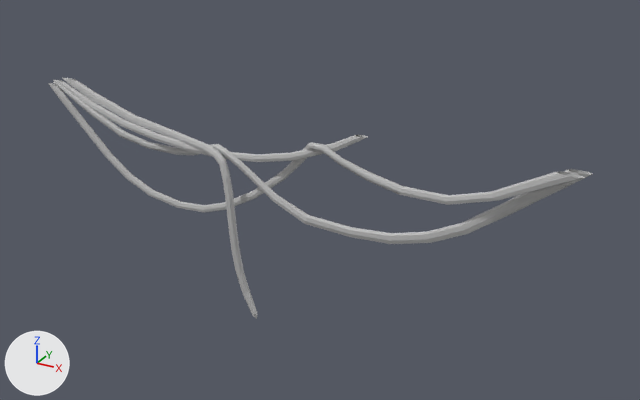
The FBX model GreenJellyfish - Neon Odyssey Game/Neon Odyssey/Assets/Models/Props/Wires_001_Crypt_001_Large.fbx: old version first, new version second.
One viewpoint serves both versions: a 50 mm lens placed at (3.03, -4.85, 2.93), pointed at (0.26, 0.19, 0.4). Every picture has the same lights, and +X, +Y and +Z are marked at lower left. Where no turn or scale is listed for an object, it has been applied to the vertices.

In view in the first picture: 'Wires_001_Crypt_001_Large'.
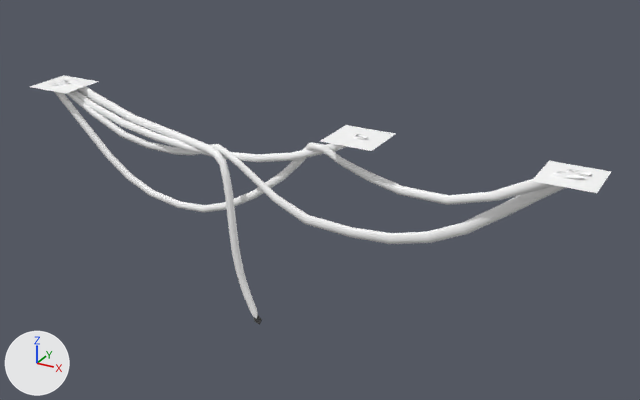
Where the newer file only moved an object's origin or applied its transform, the numbers keep the older frame.

Changed parts and their boxes (x1, y1, x2, y2) in the pictures (640 x 400 px; the box of a moved part takes in the faces that stretch with it):
```json
{"object": "Wires_001_Crypt_001_Large", "change": "reshaped", "before": [48, 78, 592, 319], "after": [30, 75, 611, 325], "on screen": "7% wider"}
{"part": 1, "of": "me_mesh", "change": "moved or reshaped", "before": [243, 292, 257, 319], "after": [243, 292, 262, 325]}
{"part": 2, "of": "me_mesh", "change": "built on", "before": [54, 81, 91, 107], "after": [30, 75, 611, 193]}
{"part": 3, "of": "me_mesh", "change": "recoloured", "before": [48, 78, 592, 293], "after": [48, 78, 592, 293], "on screen": "grey to white"}
```

The change, as JSON lines over the scene's bpy script:
```json
{"op": "add", "block": "mat_lambert1", "code": ["mat_lambert1 = principled_material('lambert1')", "mat_lambert1.base_color = (1.0, 1.0, 1.0)  # white #ffffff"]}
{"block": "me_mesh", "where": "# used by ob_wires_001_crypt_001_large; location = (0.0, -0.028, 0.0)"}
{"op": "remove", "block": "me_mesh", "code": "me_mesh.from_pydata(...)  # 513 vertices, 484 faces; spans x -1.99..2.12, y -0.11..0.11, z -0.53..1.03"}
{"op": "add", "block": "me_mesh", "code": "me_mesh.from_pydata(...)  # 528 vertices, 489 faces; spans x -2.06..2.2, y -0.16..0.21, z -0.58..1.03"}
{"block": "me_mesh", "change": "me_mesh part 1"}
{"block": "me_mesh", "change": "1 vertex is removed from x -0.12, y -0.06, z -0.5"}
{"block": "me_mesh", "change": "4 faces are deleted"}
{"block": "me_mesh", "change": "5 vertices move from x -0.17..-0.13, y -0.07..-0.04, z -0.52..-0.48 to x -0.17..-0.13, y -0.08..-0.03, z -0.52..-0.47"}
{"block": "me_mesh", "change": "4 vertices are added at (-0.11, -0.06, -0.49), (-0.11, -0.05, -0.58), (-0.16, -0.04, -0.57), (-0.08, -0.06, -0.53)"}
{"block": "me_mesh", "change": "6 new faces join them"}
{"block": "me_mesh", "change": "me_mesh part 2"}
{"block": "me_mesh", "change": "4 faces are deleted"}
{"block": "me_mesh", "change": "6 vertices are added at (-2.06, -0.16, 1.0), (-1.7, -0.16, 1.0), (0.46, -0.16, 1.0), (0.83, -0.16, 1.0), (1.83, -0.16, 1.0), (2.2, -0.16, 1.0)"}
{"block": "me_mesh", "change": "6 new vertices lie (0.0, 0.37, 0.0) away from vertices in x -2.06..2.2, y -0.16, z 1.0"}
{"block": "me_mesh", "change": "7 new faces join them"}
{"block": "me_mesh", "change": "me_mesh part 3: 476 faces spanning x -1.99..2.12, y -0.11..0.11, z -0.53..1.03 switch from mat_lambert27 (grey #bcbcbc) to mat_lambert1 (white #ffffff)"}
{"block": "me_mesh", "change": "me_mesh part 4: the surface is now shaded smooth"}
```
